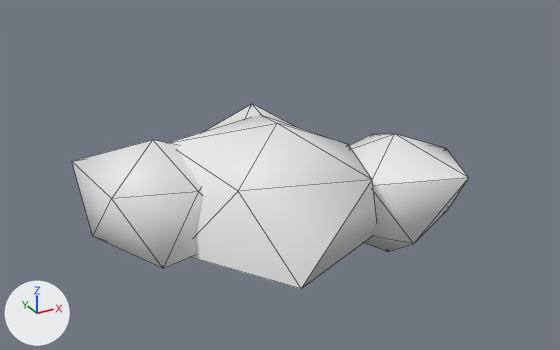
What one commit did to the glTF model models/variants/bush_low_v3.glb.
Before and after are seen from a 50 mm lens placed at (-1.255, -2.3, 1.428), pointed at (0.084, 0.133, 0.211). Lighting does not change. The marker at lower left points along +X, +Y and +Z. The older version comes first. Mesh edges are drawn as thin lines. Vertices at exactly the same position are counted once.

The first picture shows 'Bush'.
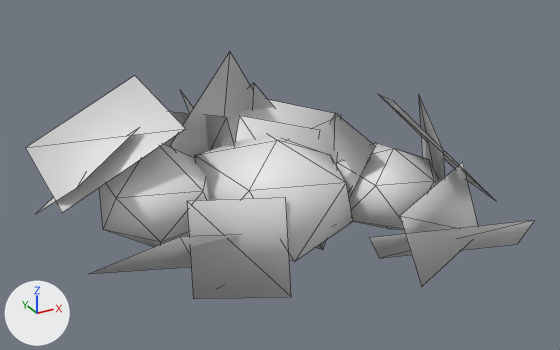
The change, as a diff of the scene's bpy script:
```diff
--- a/models/variants/bush_low_v3.glb.py
+++ b/models/variants/bush_low_v3.glb.py
@@ me_blob0 @@
 # used by ob_bush; location = (0.0, 0.0, 0.0)
-me_blob0.from_pydata(...)  # 48 vertices, 80 faces; spans x -0.653..0.71, y -0.41..0.615, z -0.114..0.483
+me_blob0.from_pydata(...)  # 120 vertices, 116 faces; spans x -0.833..0.936, y -0.657..0.94, z -0.291..0.677
+# me_blob0 part 1: the loose piece of 12 vertices spanning x -0.403..0.307, y -0.406..0.378, z -0.051..0.483 is scaled about its middle by 0.75, then moved by (0.012, 0.003, 0.001)
+# me_blob0 part 2: the loose piece of 12 vertices spanning x -0.653..-0.118, y -0.099..0.453, z -0.078..0.425 is rebuilt with 12 vertices and now spans x -0.611..-0.184, y -0.051..0.461, z -0.02..0.428
+# me_blob0 part 3: the loose piece of 12 vertices spanning x 0.156..0.71, y -0.41..0.165, z -0.114..0.392 is rebuilt with 12 vertices and now spans x 0.221..0.653, y -0.303..0.147, z -0.01..0.335
+# me_blob0 part 4: the loose piece of 12 vertices spanning x -0.119..0.348, y 0.152..0.615, z -0.038..0.422 is rebuilt with 12 vertices and now spans x -0.108..0.276, y 0.183..0.549, z -0.03..0.344
+# me_blob0 part 5
+# 72 vertices are added at x -0.833..0.936, y -0.657..0.94, z -0.291..0.677
+# 36 new faces join them
```

Location of each change, (x1, y1, x2, y2) in pixels of the pictures (560 x 350 px; the box of a moved part takes in the faces that stretch with it):
'Bush', reshaped (28% wider, 34% taller)
    before: (72, 104, 469, 289)
    after: (26, 51, 534, 299)
part 1 of me_blob0, moved or reshaped
    before: (170, 115, 377, 289)
    after: (195, 134, 353, 262)
part 2 of me_blob0, rebuilt
    before: (72, 140, 203, 269)
    after: (100, 144, 209, 247)
part 3 of me_blob0, rebuilt (15% narrower, 25% shorter)
    before: (349, 134, 469, 252)
    after: (337, 142, 439, 230)
part 4 of me_blob0, rebuilt (not visible afterwards)
    before: (204, 104, 293, 132)
part 5 of me_blob0, added
    after: (26, 51, 534, 299)
